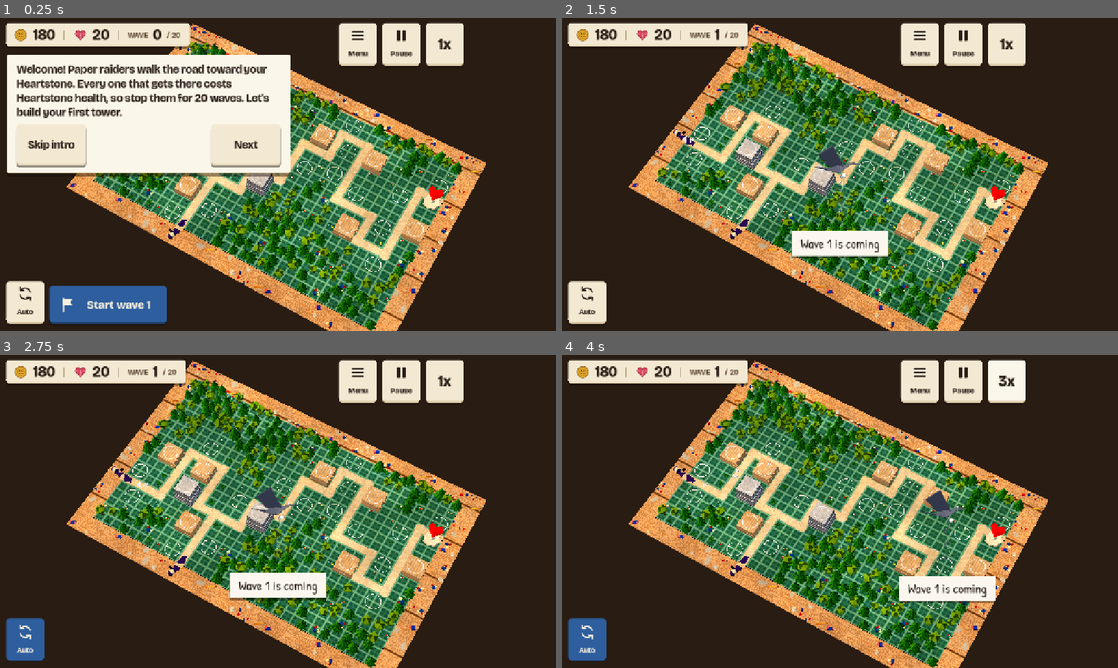
Above: before the commit, frames 1-4 (two rows, left to right).
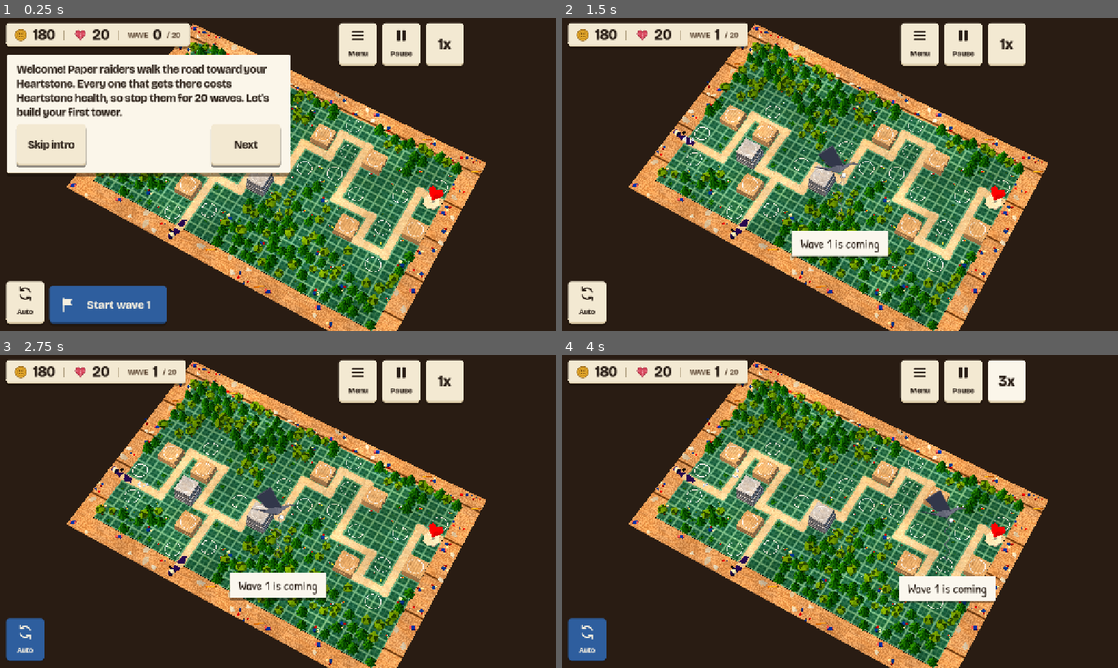
Above: after the commit, the same moments.

Repository: juanpalopez/psychic-bassoon
Game: Godot game, scene res://main.tscn
Same seed, same stepped clock (60 frames per second), same inputs: the game is played once before the commit and once after it.
Inputs:
- Up to frame 1 (0.25 s): no input
- Up to frame 2 (1.5 s): click "Start wave 1" at 0.5 s; click "Skip intro" at 1.25 s
- Up to frame 3 (2.75 s): click "Auto" at 2 s
- Up to frame 4 (4 s): click "1x" at 2.75 s; click "2x" at 3.5 s

The runs differ from the first frame. In frame 1, less than 0.1% of the frame differs, in the area x 15-87%, y 5-96%; in frame 2, 0.1%; in frame 3, 0.1%; in frame 4, 0.1%.

Commit message:
fix(render): bake folds, keep paper on moving models, dim hurt glow
Answers the adversarial review of #341:
- drop the screen-space fold guess (fwidth(NORMAL) is 0 on flat facets
  and hatches curved ones); PAINTED_PAPER takes a baked fold instead,
  and painted.gdshader reads it from UV2.x or a bake map's green
- read the fibre and wash on the model (PAINTED_OBJECT_SPACE) for
  paper_prop, painted_magic and craft_vc, so they do not crawl as a
  foe or guard walks
- the magic glow (and paper glow) is dimmed by the instance colour
- the foot darkening is a 0.12 m band, and a hovering model (the Razor
  Moth) gets its looks without it
- only the sun adds light_warm, and less of it
- STYLE.md: glass and the Blot's ink count as magic
- render tests that read pixels back (skipped headless)

Refs #327

Co-Authored-By: Claude Opus 5.5 <noreply@anthropic.com>
Claude-Session: https://claude.ai/code/session_01Sz86dVkFgcmfUpmh5hksT1

Diff:
--- a/godot/render/foes_view.gd
+++ b/godot/render/foes_view.gd
@@ -74,8 +74,12 @@
 		var multimesh := MultiMesh.new()
 		multimesh.transform_format = MultiMesh.TRANSFORM_3D
 		multimesh.use_colors = true
+		# a flying foe hovers, so its looks leave out the darkening at the foot
+		var grounded: bool = not FOES.DEFS[type].get("flying", false)
 		var mesh := (
-			PaperLook.dress(ModelLoader.mesh(models[type].path)) if models.has(type) else null
+			PaperLook.dress(ModelLoader.mesh(models[type].path), grounded)
+			if models.has(type)
+			else null
 		)
 		if mesh != null:
 			var box := mesh.get_aabb()
--- a/godot/render/paper/corrugated.gdshader
+++ b/godot/render/paper/corrugated.gdshader
@@ -32,5 +32,5 @@
 	vec3 kraft = mix(kraft_a, kraft_b, n.g);
 	kraft = mix(kraft, fibre_colour, n.r * 0.35);
 	kraft *= 0.94 + 0.06 * sin(painted_world.x * 6.2831853 / flute_length);
-	PAINTED_PAPER(mix(side, kraft, top), 1.0)
+	PAINTED_PAPER(mix(side, kraft, top), 1.0, 0.0)
 }
--- a/godot/render/paper/craft_vc.gdshader
+++ b/godot/render/paper/craft_vc.gdshader
@@ -8,6 +8,8 @@
 shader_type spatial;
 render_mode cull_disabled;
 
+// the guards walk and the towers move their parts: the fibre stays on the model
+#define PAINTED_OBJECT_SPACE
 #include "res://render/paper/painted.gdshaderinc"
 
 uniform float glow = 0.9;
@@ -58,6 +60,6 @@
 		// corrugated card seen on its cut edge: the flutes along the edge
 		albedo *= 0.62 + 0.45 * stripes(flutes, flutes_w);
 	}
-	PAINTED_PAPER(albedo, 1.0)
+	PAINTED_PAPER(albedo, 1.0, 0.0)
 	EMISSION = k == 0 ? COLOR.rgb * COLOR.a * glow : vec3(0.0);
 }
--- a/godot/render/paper/cutting_mat.gdshader
+++ b/godot/render/paper/cutting_mat.gdshader
@@ -38,5 +38,5 @@
 	col = mix(col, cut_colour, cut * 0.5);
 	float side = 1.0 - smoothstep(0.5, 0.6, abs(painted_up.y));
 	vec3 side_col = mix(core_colour, mat_light, step(-0.035, painted_world.y));
-	PAINTED_PAPER(mix(col, side_col, side), 1.0)
+	PAINTED_PAPER(mix(col, side_col, side), 1.0, 0.0)
 }
--- a/godot/render/paper/desk_wood.gdshader
+++ b/godot/render/paper/desk_wood.gdshader
@@ -25,5 +25,5 @@
 	float rings = fract(n * 9.0);
 	vec3 col = mix(wood_dark, wood_light, smoothstep(0.2, 0.8, rings));
 	float seam = grid_line(painted_world.z / plank + 0.3, 0.002);
-	PAINTED_PAPER(mix(col, seam_colour, seam), 1.0)
+	PAINTED_PAPER(mix(col, seam_colour, seam), 1.0, 0.0)
 }
--- a/godot/render/paper/greyboard.gdshader
+++ b/godot/render/paper/greyboard.gdshader
@@ -31,5 +31,5 @@
 	vec3 top_col = mix(top_a, top_b, n.g);
 	float top = smoothstep(0.5, 0.6, painted_up.y);
 	vec3 col = mix(side, top_col, top);
-	PAINTED_PAPER(mix(col, fleck_colour, smoothstep(0.8, 0.84, n.b) * 0.5), 1.0)
+	PAINTED_PAPER(mix(col, fleck_colour, smoothstep(0.8, 0.84, n.b) * 0.5), 1.0, 0.0)
 }
--- a/godot/render/paper/masking_tape.gdshader
+++ b/godot/render/paper/masking_tape.gdshader
@@ -34,7 +34,7 @@
 	float through = max(grid_line(g.x, 0.008), grid_line(g.y, 0.008));
 	col = mix(col, grid_through, through * 0.22);
 	float edge = max(1.0 - smoothstep(0.0, 0.07, UV.y), smoothstep(0.93, 1.0, UV.y));
-	PAINTED_PAPER(mix(col, edge_colour, edge * 0.55), 1.0)
+	PAINTED_PAPER(mix(col, edge_colour, edge * 0.55), 1.0, 0.0)
 	float dx = crinkle(UV + vec2(0.004, 0.0)) - c;
 	float dy = crinkle(UV + vec2(0.0, 0.016)) - c;
 	NORMAL_MAP = normalize(vec3(-dx * 2.5, -dy * 2.5, 1.0)) * 0.5 + 0.5;
--- a/godot/render/paper/painted.gdshader
+++ b/godot/render/paper/painted.gdshader
@@ -1,7 +1,8 @@
 // The painted paper and card of the diorama (terrain, props, towers, foes): the colour is the
-// vertex colour times `tint` times an optional `albedo_map`, and the contact shading is baked
-// into the vertex alpha or a map on UV2. The light, the paper and the matte finish come from
-// painted.gdshaderinc. Closed models only (the back faces are culled).
+// vertex colour times `tint` times an optional `albedo_map`, and the contact shading and the
+// folds are baked by the builder into the vertex alpha, UV2 or a map on UV2. The light, the
+// paper and the matte finish come from painted.gdshaderinc. Closed models only (the back
+// faces are culled).
 shader_type spatial;
 
 #include "res://render/paper/painted.gdshaderinc"
@@ -10,8 +11,11 @@
 uniform sampler2D albedo_map : source_color, hint_default_white, filter_linear_mipmap, repeat_enable;
 // The vertex colours of a glTF are linear; a mesh built in Godot with sRGB colours sets this.
 uniform bool vertex_colour_is_srgb = false;
-uniform int contact_from : hint_enum("None", "Vertex alpha", "Contact map on UV2") = 1;
-uniform sampler2D contact_map : hint_default_white, filter_linear_mipmap;
+// What the builder baked: contact (1 open, 0 shut in) in the vertex alpha or the bake map's
+// red, and folds (1 on a crease) in UV2.x or the bake map's green.
+uniform int contact_from : hint_enum("None", "Vertex alpha", "Bake map on UV2 (red)") = 1;
+uniform int fold_from : hint_enum("None", "UV2.x", "Bake map on UV2 (green)") = 0;
+uniform sampler2D bake_map : hint_default_white, filter_linear_mipmap;
 
 void vertex() {
 	PAINTED_VERTEX
@@ -22,7 +26,8 @@
 
 void fragment() {
 	vec3 base = tint * texture(albedo_map, UV).rgb * COLOR.rgb;
-	float mapped = texture(contact_map, UV2).r;
-	float baked = contact_from == 1 ? COLOR.a : (contact_from == 2 ? mapped : 1.0);
-	PAINTED_PAPER(base, baked)
+	vec2 mapped = texture(bake_map, UV2).rg;
+	float baked = contact_from == 1 ? COLOR.a : (contact_from == 2 ? mapped.r : 1.0);
+	float folded = fold_from == 1 ? UV2.x : (fold_from == 2 ? mapped.g : 0.0);
+	PAINTED_PAPER(base, baked, folded)
 }
--- a/godot/render/paper/painted_magic.gdshader
+++ b/godot/render/paper/painted_magic.gdshader
@@ -1,11 +1,14 @@
 // Magic: painted paper lit from inside by a cool glow (STYLE.md: cool cyan, and the Blot's
 // purple when a material asks for it), bright enough for the Environment's glow to bloom it
-// against the warm sun. The vertex alpha masks where it glows (1 everywhere by default); the
+// against the warm sun. The vertex alpha masks where it glows (1 everywhere by default) and
+// the vertex colour tints it (a hurt foe's instance colour dims it); the
 // glow is strongest where the surface faces the camera and softer at its rim, like light
 // coming through card.
 shader_type spatial;
 render_mode cull_disabled;
 
+// magic rides on the foes too: the fibre stays on the model
+#define PAINTED_OBJECT_SPACE
 #include "res://render/paper/painted.gdshaderinc"
 
 // The paper under the glow, pale so the sun on it does not wash the glow out to white.
@@ -22,7 +25,8 @@
 
 void fragment() {
 	vec3 base = tint * texture(albedo_map, UV).rgb * COLOR.rgb;
-	PAINTED_PAPER(base, 1.0)
+	PAINTED_PAPER(base, 1.0, 0.0)
 	float facing = clamp(dot(NORMAL, VIEW), 0.0, 1.0);
-	EMISSION = magic * magic_energy * COLOR.a * mix(1.0, facing, magic_rim);
+	// COLOR.rgb carries a MultiMesh instance colour, so a hurt foe's glow dims with its body
+	EMISSION = magic * magic_energy * COLOR.rgb * COLOR.a * mix(1.0, facing, magic_rim);
 }
--- a/godot/render/paper/paper_prop.gdshader
+++ b/godot/render/paper/paper_prop.gdshader
@@ -1,10 +1,13 @@
 // Plain coloured paper (an imported material's colour, such as a foe's or a bridge's): the
 // painted paper of painted.gdshaderinc in `colour`. The vertex colour multiplies it, so a
 // MultiMesh's instance colour tints it (a hurt foe is drawn darker); a model without vertex
-// colours reads white there. `glow` lights it from inside in its own colour.
+// colours reads white there. `glow` lights it from inside in its own colour (dimmed the same
+// way).
 shader_type spatial;
 render_mode cull_disabled;
 
+// the foes wear this look and walk: the fibre stays on the model
+#define PAINTED_OBJECT_SPACE
 #include "res://render/paper/painted.gdshaderinc"
 
 uniform vec3 colour : source_color = vec3(0.8, 0.78, 0.72);
@@ -15,6 +18,6 @@
 }
 
 void fragment() {
-	PAINTED_PAPER(colour * COLOR.rgb, 1.0)
-	EMISSION = colour * glow;
+	PAINTED_PAPER(colour * COLOR.rgb, 1.0, 0.0)
+	EMISSION = colour * COLOR.rgb * glow;
 }
--- a/godot/render/paper/paper_vc.gdshader
+++ b/godot/render/paper/paper_vc.gdshader
@@ -14,6 +14,6 @@
 }
 
 void fragment() {
-	PAINTED_PAPER(COLOR.rgb, 1.0)
+	PAINTED_PAPER(COLOR.rgb, 1.0, 0.0)
 	EMISSION = COLOR.rgb * COLOR.a * glow;
 }
--- a/godot/render/paper/pencil_ring.gdshader
+++ b/godot/render/paper/pencil_ring.gdshader
@@ -14,6 +14,6 @@
 
 void fragment() {
 	float streak = texture(paper_noise, vec2(UV.x * 0.5, UV.y * 0.05)).r;
-	PAINTED_PAPER(mix(pencil_a, pencil_b, streak), 1.0)
+	PAINTED_PAPER(mix(pencil_a, pencil_b, streak), 1.0, 0.0)
 	EMISSION = vec3(glow);
 }
--- a/godot/render/paper_look.gd
+++ b/godot/render/paper_look.gd
@@ -88,22 +88,42 @@
 	return (colour as Color).to_html(false) if colour is Color else "-"
 
 
-## A copy of `mesh` with each surface wearing its look, made once per mesh.
-static func dress(mesh: Mesh) -> Mesh:
+## A copy of `mesh` with each surface wearing its look, made once per mesh. A model that
+## hovers (`grounded` false: the Razor Moth) gets its looks without the darkening at the foot.
+static func dress(mesh: Mesh, grounded: bool = true) -> Mesh:
 	if mesh == null:
 		return null
-	if _dressed.has(mesh):
-		return _dressed[mesh]
+	var key := [mesh, grounded]
+	if _dressed.has(key):
+		return _dressed[key]
 	var copy := mesh.duplicate() as Mesh
 	for i in copy.get_surface_count():
-		copy.surface_set_material(i, look_for(mesh.surface_get_material(i)))
-	_dressed[mesh] = copy
+		copy.surface_set_material(i, look_for(mesh.surface_get_material(i), grounded))
+	_dressed[key] = copy
 	return copy
 
 
 ## The look for one imported material: its named shader, the magic glow in its emission
-## colour when it glows, or plain paper in its colour (the shader's own when it has none).
-static func look_for(imported: Material) -> Material:
+## colour when it glows, or plain paper in its colour (the shader's own when it has none);
+## without the foot darkening when it is not `grounded`.
+static func look_for(imported: Material, grounded: bool = true) -> Material:
+	var look := _look_for(imported)
+	return look if grounded else hovering(look)
+
+
+## The shared copy of a look with no darkening at the foot, for a model that hovers.
+static func hovering(look: Material) -> Material:
+	if not look is ShaderMaterial:
+		return look
+	var key := "hovering %d" % look.get_instance_id()
+	if not _materials.has(key):
+		var made := look.duplicate() as ShaderMaterial
+		made.set_shader_parameter("ground_contact", 0.0)
+		_materials[key] = made
+	return _materials[key]
+
+
+static func _look_for(imported: Material) -> Material:
 	var material_name := imported.resource_name if imported != null else ""
 	for prefix in LOOKS:
 		if material_name.begins_with(prefix):
--- a/godot/tests/render/test_paper_look.gd
+++ b/godot/tests/render/test_paper_look.gd
@@ -98,5 +98,41 @@
 
 func test_the_generic_painted_shader_takes_vertex_colour_a_map_and_baked_contact() -> void:
 	var code := _code("painted")
-	for part in ["albedo_map", "COLOR.rgb", "contact_from", "COLOR.a", "contact_map", "UV2"]:
+	for part in ["albedo_map", "COLOR.rgb", "contact_from", "COLOR.a", "bake_map", "UV2"]:
 		assert_true(code.contains(part), part)
+
+
+func test_folds_come_from_the_builder_not_the_screen() -> void:
+	var code := (load(PaperLook.SHADERS + "painted.gdshaderinc") as ShaderInclude).code
+	assert_false(code.contains("fwidth(NORMAL)"), "no screen-space crease guess")
+	assert_true(code.contains("#define PAINTED_PAPER(base, baked, folded)"))
+	assert_true(_code("painted").contains("fold_from"))
+
+
+func test_the_looks_that_move_keep_their_paper_on_the_model() -> void:
+	for look in ["paper_prop", "painted_magic", "craft_vc"]:
+		assert_true(_code(look).contains("#define PAINTED_OBJECT_SPACE"), look)
+
+
+func test_a_hovering_model_has_no_dark_foot() -> void:
+	var box := BoxMesh.new()
+	box.material = _imported(Color("b9773c"))
+	var standing := PaperLook.dress(box).surface_get_material(0) as ShaderMaterial
+	var hovering := PaperLook.dress(box, false).surface_get_material(0) as ShaderMaterial
+	assert_null(standing.get_shader_parameter("ground_contact"), "the shader's foot darkening")
+	assert_eq(hovering.get_shader_parameter("ground_contact"), 0.0)
+	assert_eq(hovering.get_shader_parameter("colour"), Color("b9773c"), "otherwise the same look")
+	assert_eq(PaperLook.dress(box, false), PaperLook.dress(box, false), "made once")
+
+
+func test_the_razor_moth_hovers_and_the_goblin_stands() -> void:
+	var view := FoesView.new()
+	add_child_autofree(view)
+	if not view.uses_model("razorMoth") or not view.uses_model("scrapGoblin"):
+		pending("the foe models are missing")
+		return
+	for surface in view.mesh_of("razorMoth").get_surface_count():
+		var look := view.mesh_of("razorMoth").surface_get_material(surface) as ShaderMaterial
+		assert_eq(look.get_shader_parameter("ground_contact"), 0.0, "moth surface %d" % surface)
+	var goblin := view.mesh_of("scrapGoblin").surface_get_material(0) as ShaderMaterial
+	assert_null(goblin.get_shader_parameter("ground_contact"))
--- /dev/null
+++ b/godot/tests/render/test_paper_render.gd
@@ -0,0 +1,163 @@
+## The painted paper as drawn: these render small scenes and read the pixels back, so they need
+## a real renderer. The headless suite (CI) skips them; run them under a display:
+##   xvfb-run -a godot --path godot --rendering-driver vulkan -s addons/gut/gut_cmdln.gd \
+##     -gdir=res://tests -ginclude_subdirs -gselect=test_paper_render -gexit
+## (add `--rendering-method mobile` for the phone renderer).
+extends GutTest
+
+const SIZE := Vector2i(96, 48)
+
+
+func _can_render() -> bool:
+	return DisplayServer.get_name() != "headless" and RenderingServer.get_video_adapter_name() != ""
+
+
+## Renders `nodes` in a world of their own with no sky light, seen straight on from +z by an
+## orthographic camera 4 m tall, and returns the picture.
+func _render(nodes: Array[Node3D]) -> Image:
+	var viewport := SubViewport.new()
+	viewport.size = SIZE
+	viewport.own_world_3d = true
+	viewport.render_target_update_mode = SubViewport.UPDATE_ALWAYS
+	var world := WorldEnvironment.new()
+	world.environment = Environment.new()
+	world.environment.background_mode = Environment.BG_COLOR
+	world.environment.background_color = Color.BLACK
+	world.environment.ambient_light_source = Environment.AMBIENT_SOURCE_COLOR
+	world.environment.ambient_light_color = Color.BLACK
+	viewport.add_child(world)
+	var camera := Camera3D.new()
+	camera.projection = Camera3D.PROJECTION_ORTHOGONAL
+	camera.size = 2.0
+	camera.position = Vector3(0.0, 0.0, 5.0)
+	viewport.add_child(camera)
+	for node in nodes:
+		viewport.add_child(node)
+	add_child_autofree(viewport)
+	await wait_frames(6)
+	return viewport.get_texture().get_image()
+
+
+## The mean colour of the left or right half of the picture (each half holds one quad).
+func _half(image: Image, right: bool) -> Color:
+	var sum := Color(0, 0, 0, 0)
+	var count := 0
+	var from := SIZE.x / 2 if right else 0
+	for y in range(SIZE.y / 3, SIZE.y * 2 / 3):
+		for x in range(from + SIZE.x / 6, from + SIZE.x / 3):
+			sum += image.get_pixel(x, y)
+			count += 1
+	return sum / float(count)
+
+
+func _quad(material: Material, x: float, uv2 := Vector2.ZERO) -> MeshInstance3D:
+	var arrays := QuadMesh.new().get_mesh_arrays()
+	var count := (arrays[Mesh.ARRAY_VERTEX] as PackedVector3Array).size()
+	var second := PackedVector2Array()
+	second.resize(count)
+	second.fill(uv2)
+	arrays[Mesh.ARRAY_TEX_UV2] = second
+	var mesh := ArrayMesh.new()
+	mesh.add_surface_from_arrays(Mesh.PRIMITIVE_TRIANGLES, arrays)
+	var node := MeshInstance3D.new()
+	node.mesh = mesh
+	node.material_override = material
+	node.position.x = x
+	return node
+
+
+func _plain(look: String) -> ShaderMaterial:
+	var made := PaperLook.material(look).duplicate() as ShaderMaterial
+	made.set_shader_parameter("fibre", 0.0)
+	made.set_shader_parameter("wash", 0.0)
+	made.set_shader_parameter("edge_darken", 0.0)
+	made.set_shader_parameter("ground_contact", 0.0)
+	return made
+
+
+func _sun() -> DirectionalLight3D:
+	var sun := DirectionalLight3D.new()
+	sun.light_color = Color.WHITE
+	sun.light_energy = 0.6
+	return sun
+
+
+func test_a_hurt_foe_glows_dimmer() -> void:
+	if not _can_render():
+		pending("needs a renderer")
+		return
+	var multimesh := MultiMesh.new()
+	multimesh.transform_format = MultiMesh.TRANSFORM_3D
+	multimesh.use_colors = true
+	multimesh.mesh = QuadMesh.new()
+	multimesh.instance_count = 2
+	multimesh.set_instance_transform(0, Transform3D(Basis.IDENTITY, Vector3(-1.0, 0.0, 0.0)))
+	multimesh.set_instance_transform(1, Transform3D(Basis.IDENTITY, Vector3(1.0, 0.0, 0.0)))
+	multimesh.set_instance_color(0, Color.WHITE)
+	multimesh.set_instance_color(1, Color(0.1, 0.1, 0.1))
+	var node := MultiMeshInstance3D.new()
+	node.multimesh = multimesh
+	node.material_override = PaperLook.magic()
+	var image: Image = await _render([node] as Array[Node3D])
+	var healthy := _half(image, false)
+	var hurt := _half(image, true)
+	assert_gt(healthy.g, 0.3, "the magic glows with no light on it")
+	assert_lt(hurt.g, healthy.g * 0.6, "the hurt one's glow is dimmed by its instance colour")
+
+
+func test_a_baked_fold_darkens_the_paper() -> void:
+	if not _can_render():
+		pending("needs a renderer")
+		return
+	var look := _plain("painted")
+	look.set_shader_parameter("contact_from", 0)
+	look.set_shader_parameter("fold_from", 1)
+	var image: Image = await _render(
+		[_quad(look, -1.0), _quad(look, 1.0, Vector2(1.0, 0.0)), _sun()] as Array[Node3D]
+	)
+	var flat := _half(image, false)
+	var folded := _half(image, true)
+	assert_gt(flat.v, 0.2, "lit")
+	assert_lt(folded.v, flat.v * 0.85, "UV2.x = 1 is a crease")
+
+
+func test_only_the_sun_adds_its_warmth() -> void:
+	if not _can_render():
+		pending("needs a renderer")
+		return
+	var sunlit: Image = await _render([_quad(_plain("painted"), -1.0), _sun()] as Array[Node3D])
+	var lamp := OmniLight3D.new()
+	lamp.light_color = Color.WHITE
+	lamp.omni_range = 20.0
+	lamp.position = Vector3(-1.0, 0.0, 3.0)
+	var lamplit: Image = await _render([_quad(_plain("painted"), -1.0), lamp] as Array[Node3D])
+	var by_sun := _half(sunlit, false)
+	var by_lamp := _half(lamplit, false)
+	assert_lt(by_sun.b, by_sun.r * 0.96, "the sun is warmed")
+	assert_almost_eq(by_lamp.r, by_lamp.b, 0.02, "a white lamp stays white")
+
+
+func test_a_moving_model_keeps_its_paper() -> void:
+	if not _can_render():
+		pending("needs a renderer")
+		return
+	# the same quad twice, 1.375 m apart (33 pixels): on the model its paper (here the broad
+	# wash, which a walking foe would carry across the world's) is the same on both, in the
+	# world it is not
+	var differences := {}
+	for look in ["paper_prop", "paper_vc"]:
+		var made := PaperLook.material(look).duplicate() as ShaderMaterial
+		made.set_shader_parameter("wash", 0.5)
+		made.set_shader_parameter("glow", 0.0)
+		made.set_shader_parameter("ground_contact", 0.0)
+		var left := _quad(made, -0.6875)
+		var right := _quad(made, 0.6875)
+		var image: Image = await _render([left, right, _sun()] as Array[Node3D])
+		var total := 0.0
+		var shift := 33
+		for y in range(SIZE.y / 3, SIZE.y * 2 / 3):
+			for x in range(SIZE.x / 2 - shift / 2 - 8, SIZE.x / 2 - shift / 2 + 8):
+				total += absf(image.get_pixel(x, y).v - image.get_pixel(x + shift, y).v)
+		differences[look] = total
+	assert_gt(differences["paper_vc"], 1.0, "in the world the two differ: %s" % differences)
+	assert_lt(differences["paper_prop"], differences["paper_vc"] * 0.2, "on the model they match")
Not shown, changed: godot/render/paper/painted.gdshaderinc
Not shown, added: godot/tests/render/test_paper_render.gd.uid
Not shown, changed: docs/art/STYLE.md
